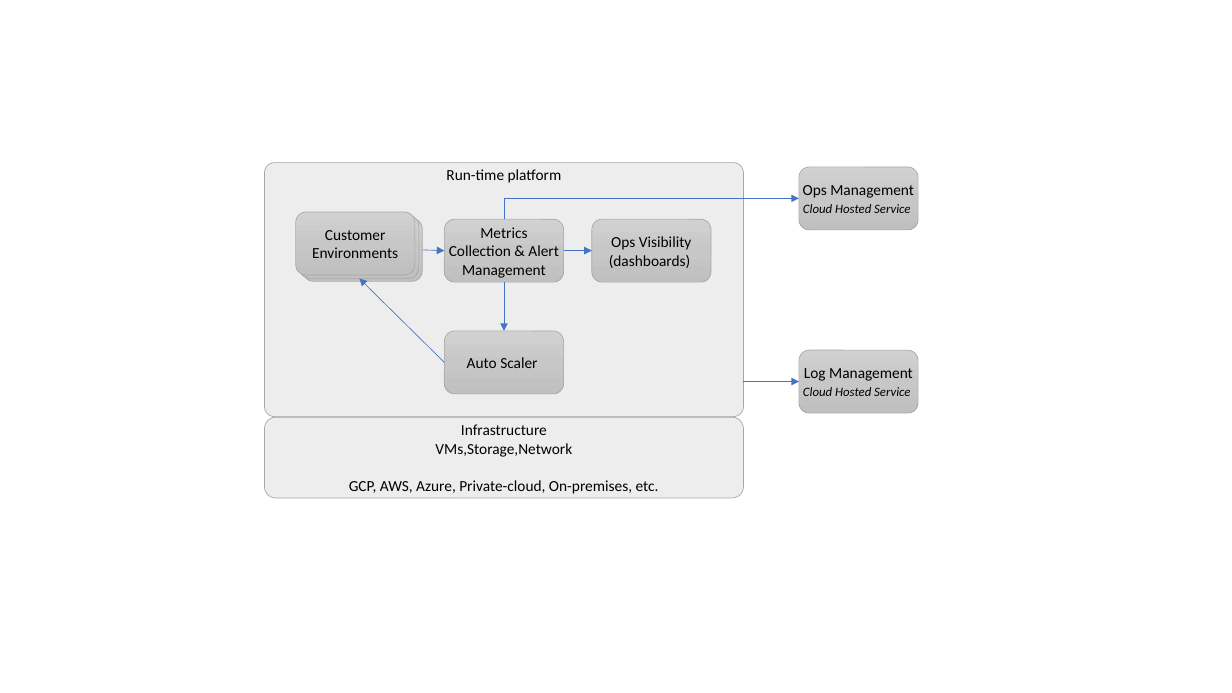
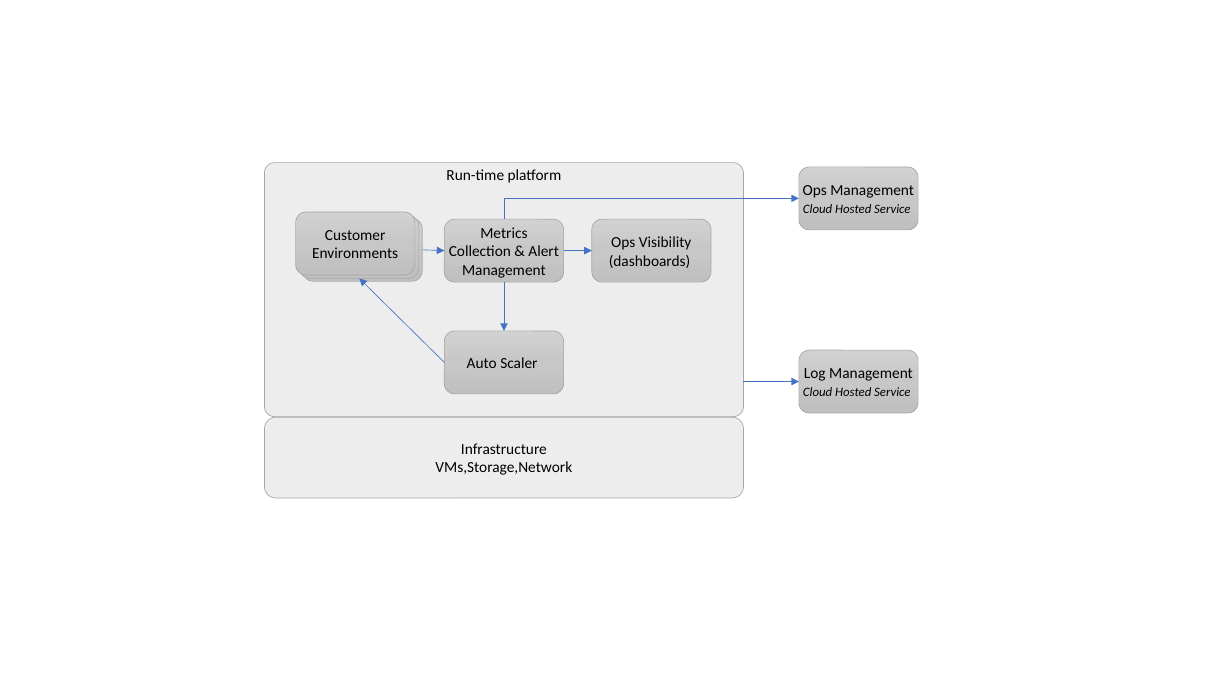
Before and after one commit to tonygilkerson/OpsDoc, a slide deck: slide 3 of decks/jx-intro/jx-into.pptx. Drawn at 1232x693 pixels with LibreOffice and Linux fonts; fonts in the diff are those of the drawing. Boxes give left, top, right and bottom in pixels: in the first picture for what was removed or moved away, otherwise in the second. Text is boxed around its words. In the diff, an @@ line names an element or a change of style, - is before the commit and + after.

```diff
--- a/decks/jx-intro/jx-into.pptx
+++ b/decks/jx-intro/jx-into.pptx
@@ rounded rectangle "Infrastructure" at box(264, 418, 743, 498): vertical alignment top to middle @@
@@ text in rounded rectangle at box(349, 480, 659, 494): paragraph removed @@
-GCP, AWS, Azure, Private-cloud, On-premises, etc.
```
Also in this commit, not shown: 1 slide added, 7 other files.
